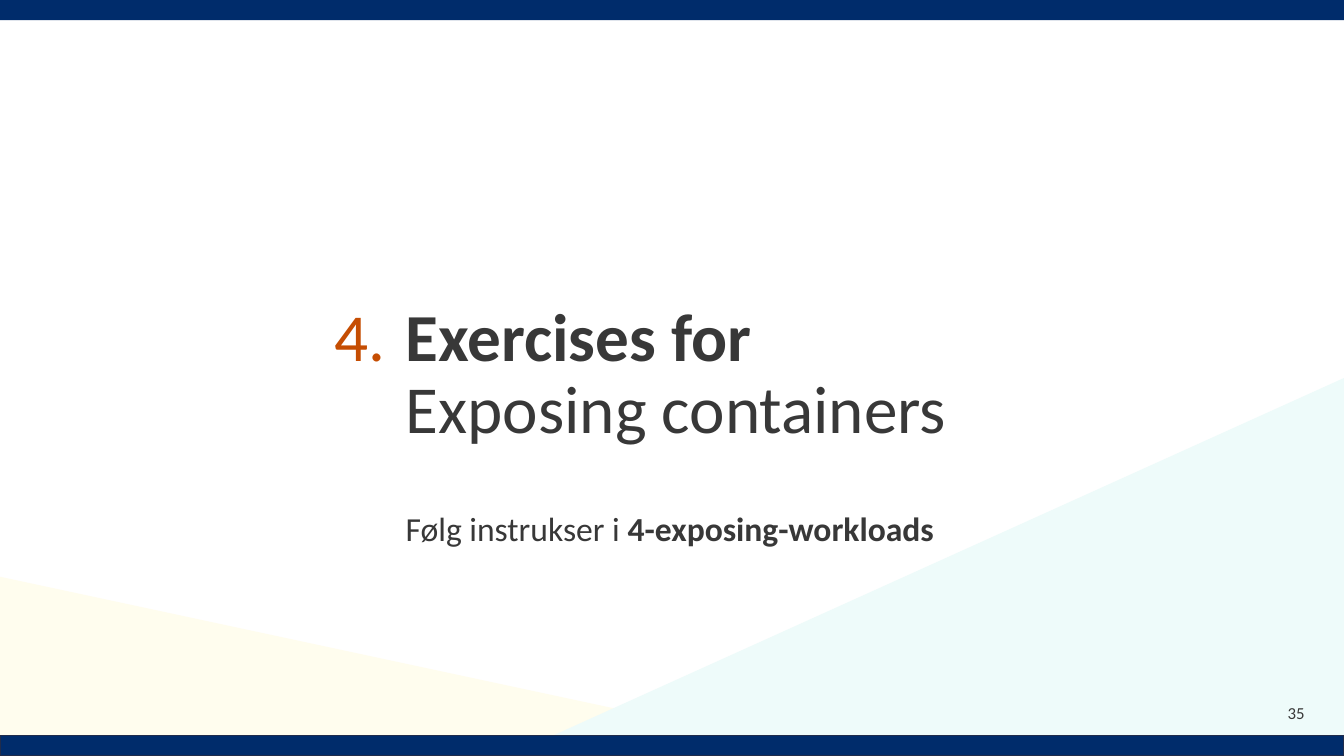
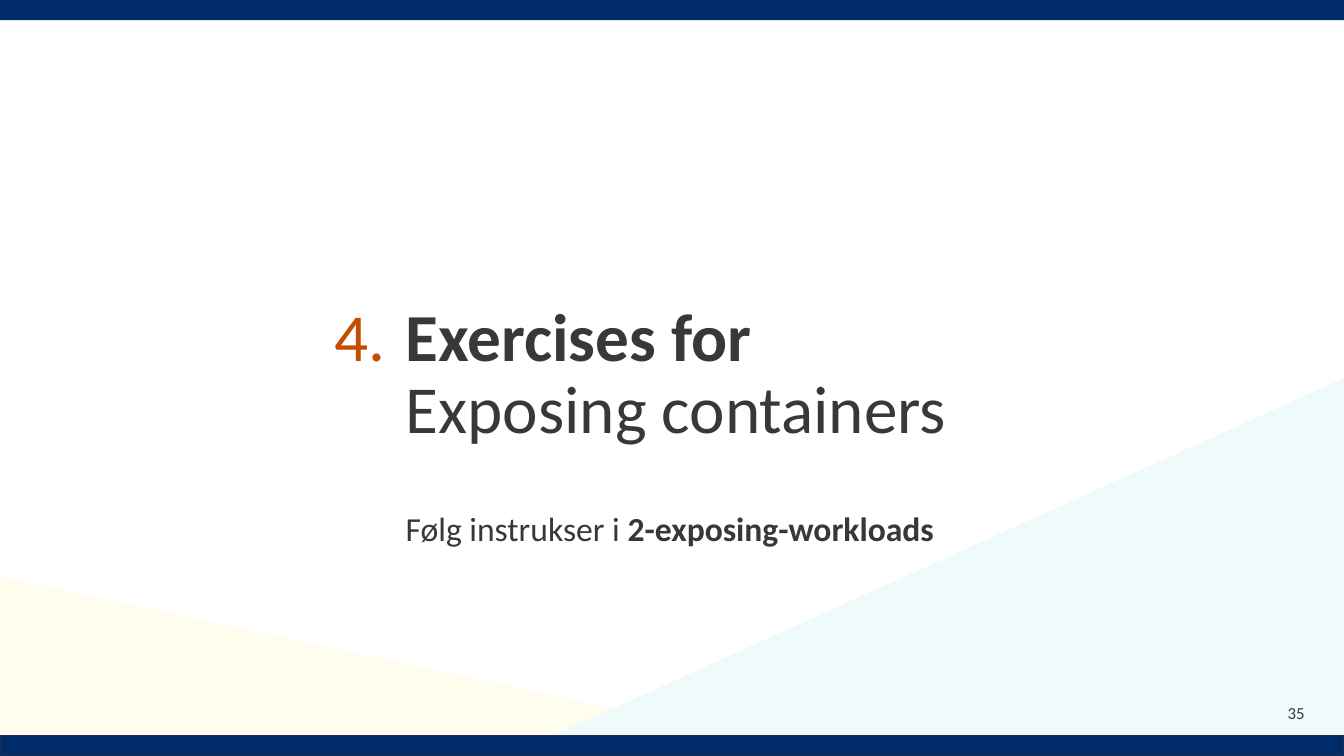
Before and after one commit to Notalib/workshop-kubernetes, a slide deck: slide 35 of Kubernetes_workshop.pptx. Drawn at 1344x756 pixels with LibreOffice and Linux fonts; fonts in the diff are those of the drawing; background and template pictures are left out. Boxes give left, top, right and bottom in pixels: in the first picture for what was removed or moved away, otherwise in the second. Text is boxed around its words. In the diff, an @@ line names an element or a change of style, - is before the commit and + after.

```diff
--- a/Kubernetes_workshop.pptx
+++ b/Kubernetes_workshop.pptx
@@ text at box(406, 517, 934, 547): text changed @@
-Følg instrukser i 4-exposing-workloads
+Følg instrukser i 2-exposing-workloads
```
Also in this commit, not shown: 7 other slides changed.
